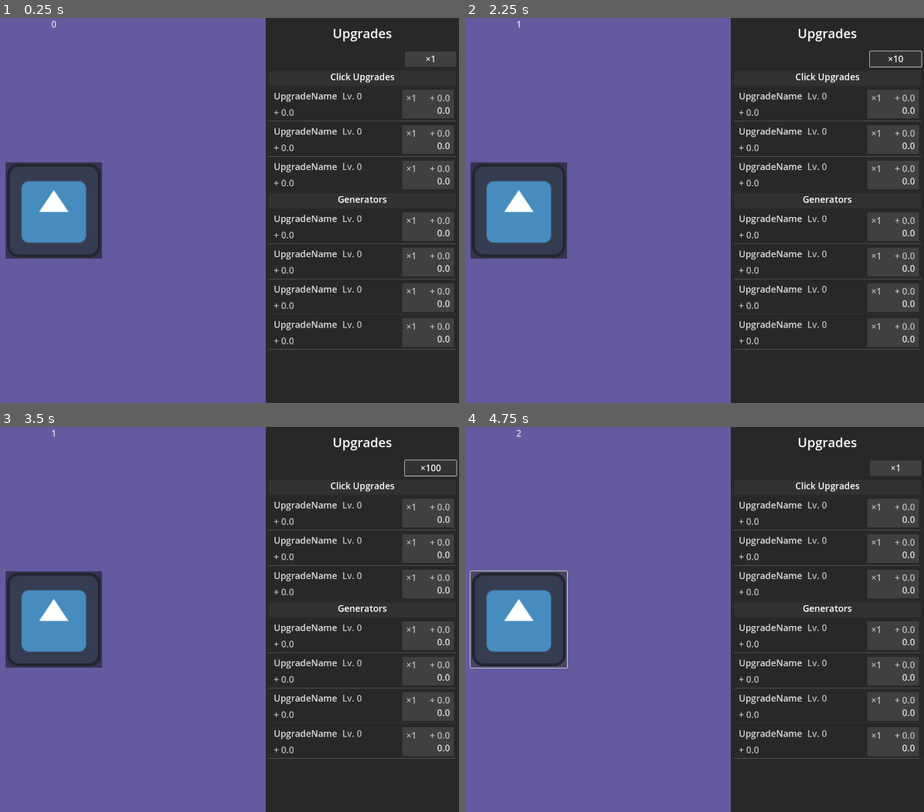
Above: before the commit, frames 1-4 (two rows, left to right).
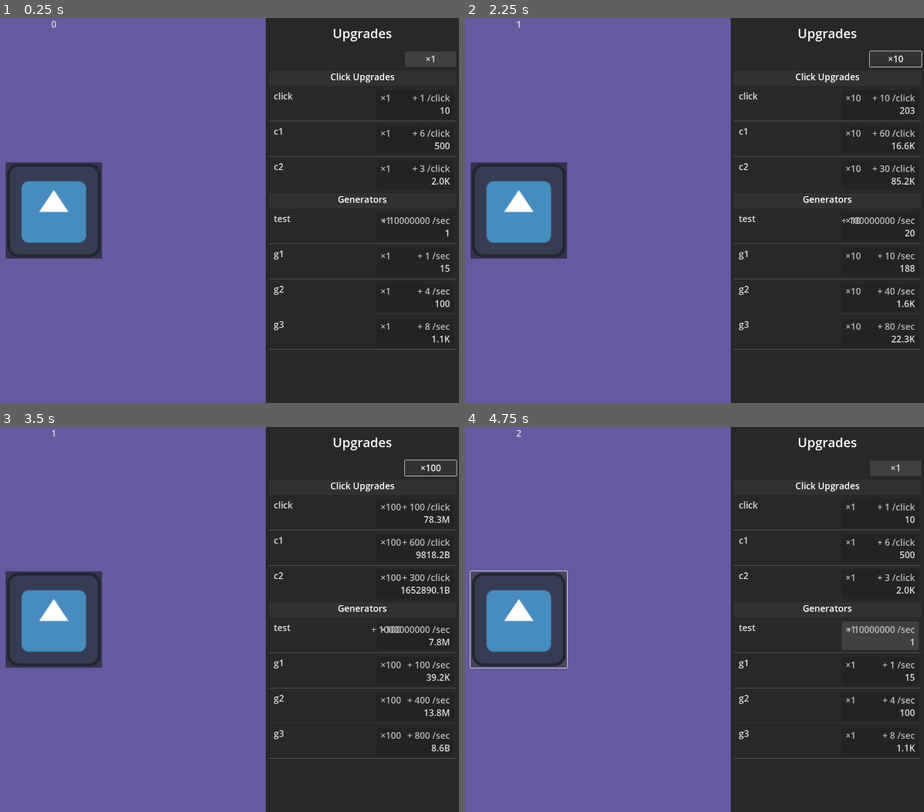
Above: after the commit, the same moments.

Repository: rwajm/godot-clicker
Game: Godot game, scene res://scenes/main.tscn
The game is run twice, just before and just after one commit, with the same random seed, the same clock (stepped at 60 frames per second) and the same inputs. The engine's default icon, where the game draws it, is replaced by a stand-in: a white triangle on a blue panel in a dark square.
Inputs (mouse positions are in pixels of both pictures, inside the frame that each line leads up to):
- Up to frame 1 (0.25 s): no input
- Up to frame 2 (2.25 s): click (891, 102) at 0.52 s; click (520, 210) at 1.25 s; click "×1" at 2 s
- Up to frame 3 (3.5 s): click "×10" at 2.75 s
- Up to frame 4 (4.75 s): click "×100" at 3.5 s; click (520, 619) at 4.25 s

The runs differ from the first frame. In frame 1, 7.0% of the frame differs, in the area x 59-99%, y 18-86%; in frame 2, 7.1%; in frame 3, 7.1%; in frame 4, 6.4%.
Error before the commit: Invalid assignment of property or key 'text' with value of type 'String' on a base object of type 'null instance'. (res://scripts/upgrade_item.gd:42)

Commit message:
UpgradeItem 씬 수정사항 데이터 연결
추가한 라벨 값 표시(발전기별 생산량, 구매시 생산량 증가)
mine_generator 클래스에서 click upgrade, generator 불필요하게 분리한 변수/로직 통합

Diff:
--- a/scenes/upgrade_item.tscn
+++ b/scenes/upgrade_item.tscn
@@ -65,7 +65,7 @@
 vertical_alignment = 1
 
 [node name="UpgradeButton" type="Button" parent="HBoxContainer"]
-custom_minimum_size = Vector2(160, 0)
+custom_minimum_size = Vector2(240, 0)
 layout_mode = 2
 theme_override_styles/normal = ExtResource("5_n2pwb")
 
@@ -79,37 +79,54 @@
 mouse_filter = 1
 theme_override_styles/panel = SubResource("StyleBoxEmpty_n2pwb")
 
-[node name="HBoxContainer" type="HBoxContainer" parent="HBoxContainer/UpgradeButton/PanelContainer"]
+[node name="Control" type="Control" parent="HBoxContainer/UpgradeButton/PanelContainer"]
 layout_mode = 2
 size_flags_vertical = 4
-theme_override_constants/separation = 16
+mouse_filter = 1
 
-[node name="QuantityLabel" type="Label" parent="HBoxContainer/UpgradeButton/PanelContainer/HBoxContainer"]
-layout_mode = 2
+[node name="QuantityLabel" type="Label" parent="HBoxContainer/UpgradeButton/PanelContainer/Control"]
+layout_mode = 1
+anchors_preset = 2
+anchor_top = 1.0
+anchor_bottom = 1.0
+offset_top = -39.0
+offset_right = 32.0
+grow_vertical = 0
 size_flags_vertical = 0
+mouse_filter = 1
 text = "×1"
 label_settings = ExtResource("4_0e4al")
 
-[node name="VBoxContainer" type="VBoxContainer" parent="HBoxContainer/UpgradeButton/PanelContainer/HBoxContainer"]
-layout_mode = 2
+[node name="VBoxContainer" type="VBoxContainer" parent="HBoxContainer/UpgradeButton/PanelContainer/Control"]
+layout_mode = 1
+anchors_preset = 6
+anchor_left = 1.0
+anchor_top = 0.5
+anchor_right = 1.0
+anchor_bottom = 0.5
+offset_left = -88.0
+offset_top = -39.0
+offset_bottom = 39.0
+grow_horizontal = 0
+grow_vertical = 2
 size_flags_horizontal = 3
 size_flags_vertical = 4
 theme_override_constants/separation = 0
 
-[node name="GenerationLabel" type="Label" parent="HBoxContainer/UpgradeButton/PanelContainer/HBoxContainer/VBoxContainer"]
+[node name="GenerationLabel" type="Label" parent="HBoxContainer/UpgradeButton/PanelContainer/Control/VBoxContainer"]
 layout_mode = 2
 size_flags_horizontal = 8
 size_flags_vertical = 8
+mouse_filter = 1
 text = "+ 0.0"
 label_settings = ExtResource("4_0e4al")
 horizontal_alignment = 2
-vertical_alignment = 2
 
-[node name="CostLabel" type="Label" parent="HBoxContainer/UpgradeButton/PanelContainer/HBoxContainer/VBoxContainer"]
+[node name="CostLabel" type="Label" parent="HBoxContainer/UpgradeButton/PanelContainer/Control/VBoxContainer"]
 layout_mode = 2
 size_flags_horizontal = 8
 size_flags_vertical = 8
+mouse_filter = 1
 text = "0.0"
 label_settings = ExtResource("3_isks0")
 horizontal_alignment = 2
-vertical_alignment = 2
--- a/scripts/defs/mine_generator.gd
+++ b/scripts/defs/mine_generator.gd
@@ -6,7 +6,6 @@
 var item_data: Dictionary
 
 var level: int = 0
-var count: int = 0
 var current_cost: float = 0.0
 
 var base_yield: float = 0.0
@@ -61,16 +60,13 @@
 	return current_cost
 
 func get_level() -> int:
-	if is_auto_generator:
-		return count
-	else:
-		return level
+	return level
+
+func get_x1_yield() -> float:
+	return base_yield * current_yield_multiplier
 
 func get_current_yield() -> float:
-	if is_auto_generator:
-		return base_yield * count * current_yield_multiplier
-	else:
-		return base_yield * level * current_yield_multiplier
+	return base_yield * level * current_yield_multiplier
 
 func get_yield_per_second() -> float:
 	if is_auto_generator and interval > 0.0:
@@ -82,12 +78,9 @@
 	return available_money >= current_cost
 
 func purchase() -> bool:
+	level += 1
 	if is_auto_generator:
-		count += 1
 		_start_generator_if_needed()
-	else:
-		level += 1
-
 	_update_cost()
 	return true
 
@@ -95,19 +88,16 @@
 	var cost_multiplier = item_data.get("cost_multiplier", 1.15)
 	var base_cost = item_data.get("base_cost", 0.0)
 
-	if is_auto_generator:
-		current_cost = base_cost * pow(cost_multiplier, count)
-	else:
-		current_cost = base_cost * pow(cost_multiplier, level)
+	current_cost = base_cost * pow(cost_multiplier, level)
 
 func _start_generator_if_needed():
-	if is_auto_generator and count > 0:
+	if is_auto_generator and level > 0:
 		if timer and timer.is_stopped():
 			timer.start()
 
 func _on_timer_tick():
-	if count > 0:
-		var generated_amount = base_yield * count * current_yield_multiplier
+	if level > 0:
+		var generated_amount = base_yield * level * current_yield_multiplier
 		EventBus.mine_resource_generated.emit(generated_amount)
 
 func trigger_click() -> float:
@@ -121,7 +111,7 @@
 		timer.stop()
 
 func start_generator():
-	if timer and is_auto_generator and count > 0:
+	if timer and is_auto_generator and level > 0:
 		timer.start()
 
 
@@ -130,7 +120,7 @@
 		"id": item_id,
 		"name": get_name(),
 		"description": get_description(),
-		"level_or_count": get_level(),
+		"level": get_level(),
 		"cost": get_cost(),
 		"current_yield": get_current_yield(),
 		"yield_per_second": get_yield_per_second(),
@@ -143,16 +133,14 @@
 	return {
 		"item_id": item_id,
 		"level": level,
-		"count": count,
 		"current_yield_multiplier": current_yield_multiplier,
 	}
 
 func load_save_data(data: Dictionary):
 	level = data.get("level", 0)
-	count = data.get("count", 0)
 	current_yield_multiplier = data.get("current_yield_multiplier", 1.0)
 
 	_update_cost()
 
-	if is_auto_generator and count > 0:
+	if is_auto_generator and level > 0:
 		_start_generator_if_needed()
--- a/scripts/managers/mine_manager.gd
+++ b/scripts/managers/mine_manager.gd
@@ -53,9 +53,9 @@
 	var total_fast_income = 0.0
 
 	for generator in fast_generators:
-		if generator.count > 0:
+		if generator.level > 0:
 			# 초당 생산량 = (기본 생산량 * 개수 * 배수) / 간격
-			var income_per_second = (generator.base_yield * generator.count * generator.current_yield_multiplier) / generator.interval
+			var income_per_second = (generator.base_yield * generator.level * generator.current_yield_multiplier) / generator.interval
 			total_fast_income += income_per_second
 
 	if total_fast_income > 0:
@@ -73,7 +73,7 @@
 		item.purchase()
 
 		if item.is_auto_generator:
-			EventBus.mine_generator_purchased.emit(item_id, item.count)
+			EventBus.mine_generator_purchased.emit(item_id, item.level)
 		else:
 			EventBus.mine_upgrade_purchased.emit(item_id, item.level)
 
@@ -171,7 +171,7 @@
 	print("=== Mine Items Status ===")
 	for item_id in mine_items.keys():
 		var item = mine_items[item_id]
-		print("%s: Level/Count=%d, Cost=%.2f, Yield/sec=%.2f" % [
+		print("%s: Level=%d, Cost=%.2f, Yield/sec=%.2f" % [
 			item_id,
 			item.get_level(),
 			item.get_cost(),
@@ -186,7 +186,6 @@
 	for item_id in mine_items.keys():
 		var item = mine_items[item_id]
 		item.level = 0
-		item.count = 0
 		item._update_cost()
 		if item.timer and not item.timer.is_stopped():
 			item.timer.stop()
--- a/scripts/upgrade_item.gd
+++ b/scripts/upgrade_item.gd
@@ -7,11 +7,13 @@
 var purchase_quantity: int = 1
 
 # UI 노드 참조
-@onready var name_label = $HBoxContainer/VBoxContainer/NameLabel
-@onready var level_label = $HBoxContainer/VBoxContainer/LevelLabel
+@onready var name_label = $HBoxContainer/VBoxContainer/HBoxContainer/NameLabel
+@onready var level_label = $HBoxContainer/VBoxContainer/HBoxContainer/LevelLabel
+@onready var generate_label = $HBoxContainer/VBoxContainer/GenerateLabel
 @onready var upgrade_button = $HBoxContainer/UpgradeButton
 @onready var quantity_label = $HBoxContainer/UpgradeButton/PanelContainer/Control/QuantityLabel
-@onready var cost_label = $HBoxContainer/UpgradeButton/PanelContainer/Control/CostLabel
+@onready var cost_label = $HBoxContainer/UpgradeButton/PanelContainer/Control/VBoxContainer/CostLabel
+@onready var generate_increase_label = $HBoxContainer/UpgradeButton/PanelContainer/Control/VBoxContainer/GenerationLabel
 
 func _ready():
 	upgrade_button.pressed.connect(_on_purchase_pressed)
@@ -40,14 +42,35 @@
 
 	# 발전기 정보
 	name_label.text = item.get_name()
-	level_label.text = "Lv. %d" % item.get_level()
+
+	var level = item.get_level()
+	var current_yield = item.get_current_yield()
+
+	if level:
+		level_label.text = "Lv. %d" % level
+	else:
+		level_label.text = ""
+
+	if current_yield:
+		if item.is_auto_generator:
+			generate_label.text = "+ %d /sec" % current_yield
+		else:
+			generate_label.text = "+ %d /click" % current_yield
+	else:
+			generate_label.text = ""
 
 	# 발전기 구매 정보
 	var single_cost = item.get_cost()
 	var total_cost = _calculate_total_cost(single_cost, purchase_quantity, item.item_data.cost_multiplier)
+	var yield_increase = item.get_x1_yield() * purchase_quantity
 
 	cost_label.text = _format_number(total_cost)
 	quantity_label.text = "×%d" % purchase_quantity
+
+	if item.is_auto_generator:
+		generate_increase_label.text = "+ %d /sec" % yield_increase
+	else:
+		generate_increase_label.text = "+ %d /click" % yield_increase
 
 	# 발전기 구매 가능 여부
 	upgrade_button.disabled = !GameData.can_afford(total_cost)
